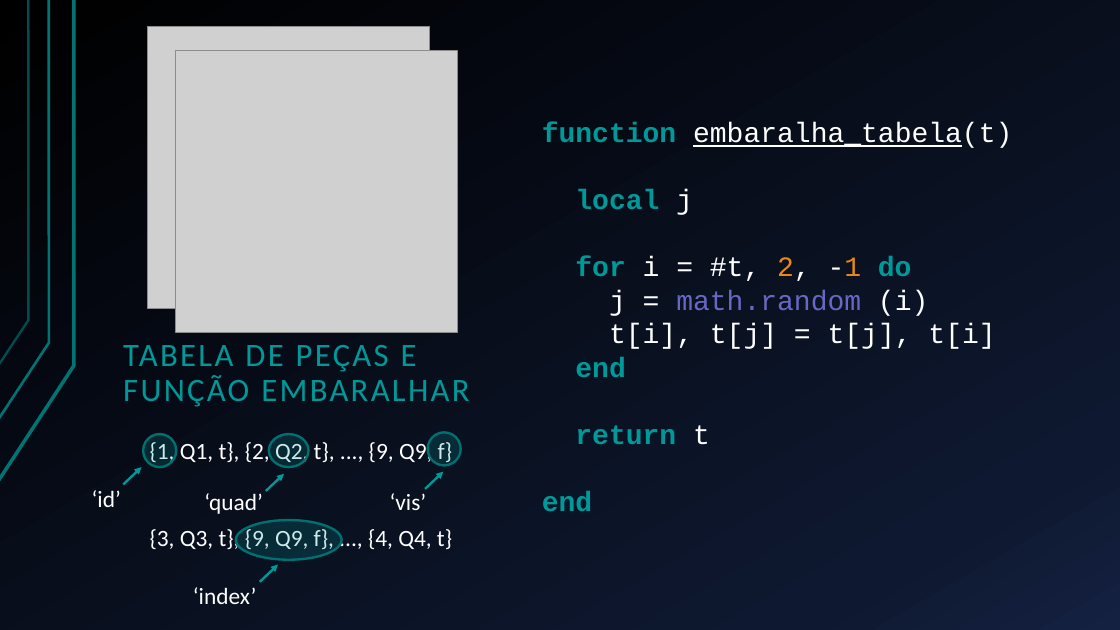
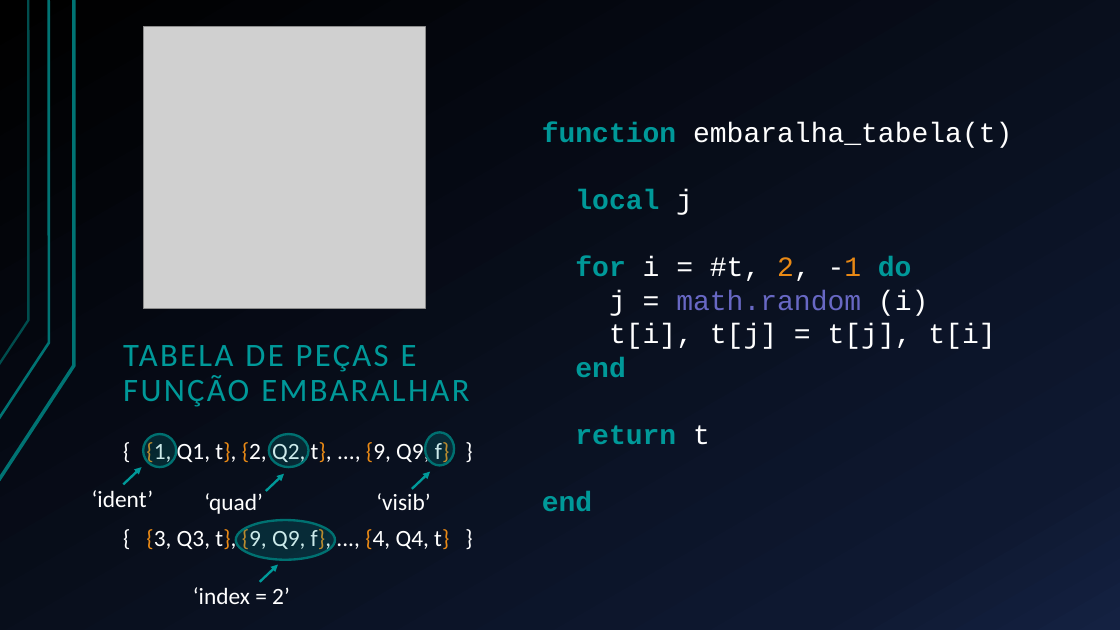
Before and after one commit to Esduard/INF1031-SLIDING_PUZZLE, a slide deck: slide 6 of Apresentação/Deslize.pptx. Drawn at 1120x630 pixels with LibreOffice and Linux fonts; fonts in the diff are those of the drawing; grey boxes stand for pictures. Boxes give left, top, right and bottom in pixels: in the first picture for what was removed or moved away, otherwise in the second. Text is boxed around its words. In the diff, an @@ line names an element or a change of style, - is before the commit and + after.

```diff
--- a/Apresentação/Deslize.pptx
+++ b/Apresentação/Deslize.pptx
@@ picture: place and size @@
-picture at [176,50,458,333]
+picture at [143,26,425,308]
@@ picture removed at [148,26,430,308] @@
@@ text at [542,122,1012,148]: underline off in "embaralha_tabela(t)" @@
@@ text at [146,439,450,553]: text changed @@
-{1, Q1, t}, {2, Q2, t}, ..., {9, Q9, f}
-{3, Q3, t}, {9, Q9, f}, ..., {4, Q4, t}
+{ {1, Q1, t}, {2, Q2, t}, ..., {9, Q9, f} }
+{ {3, Q3, t}, {9, Q9, f}, ..., {4, Q4, t} }
@@ ellipse: place and size @@
-ellipse at [428,433,460,465]
+ellipse at [425,433,454,465]
@@ arrow moved from (425, 489) - (444, 471) to (412, 489) - (430, 471) @@
@@ text at [92,490,154,507]: text changed @@
-‘id’
+‘ident’
@@ text at [376,493,430,510]: text changed @@
-‘vis’
+‘visib’
@@ ellipse: place and size @@
-ellipse at [236,520,342,560]
+ellipse at [236,520,335,560]
@@ text at [193,587,290,604]: text changed @@
-‘index’
+‘index = 2’
```
Also in this commit, not shown: 4 other slides changed, 5 other files.
